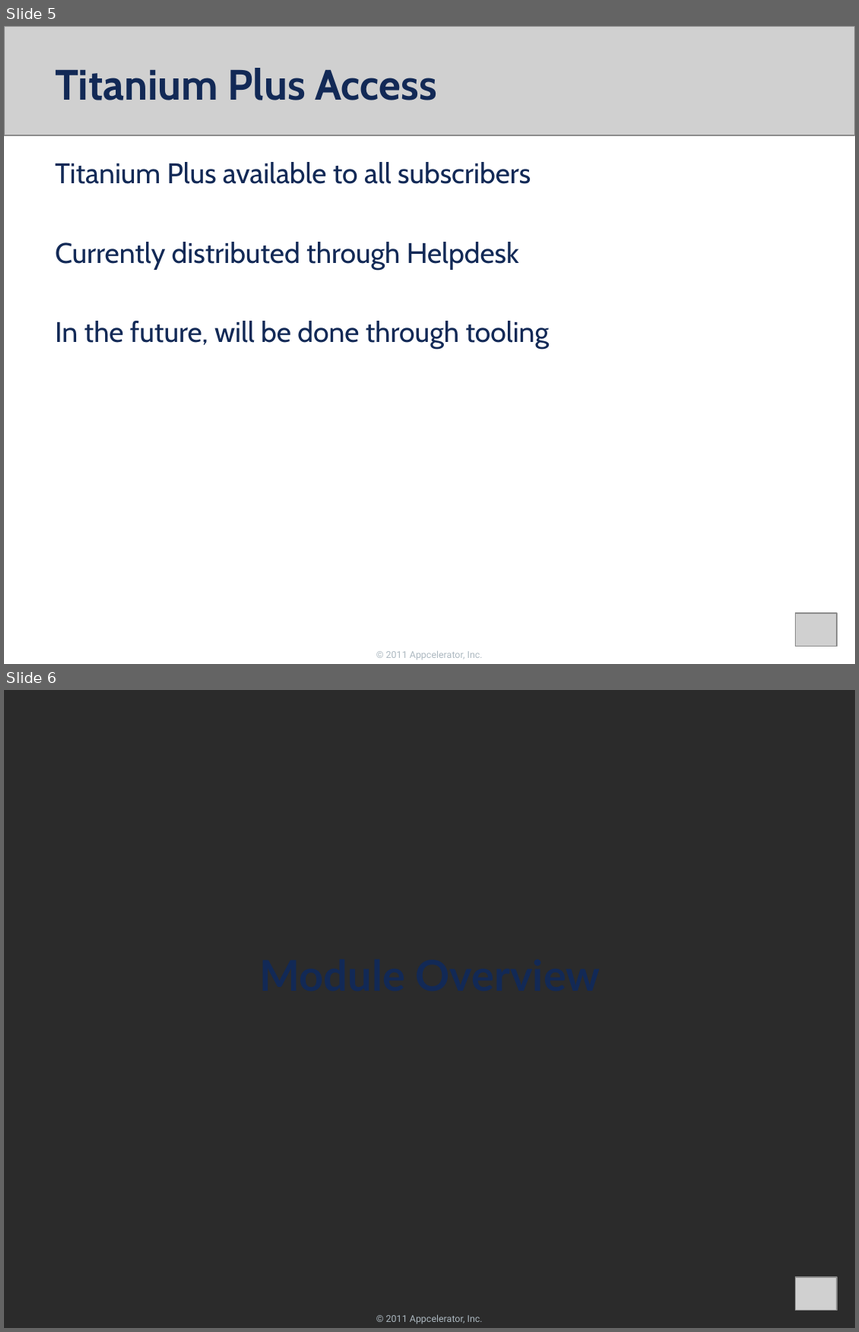
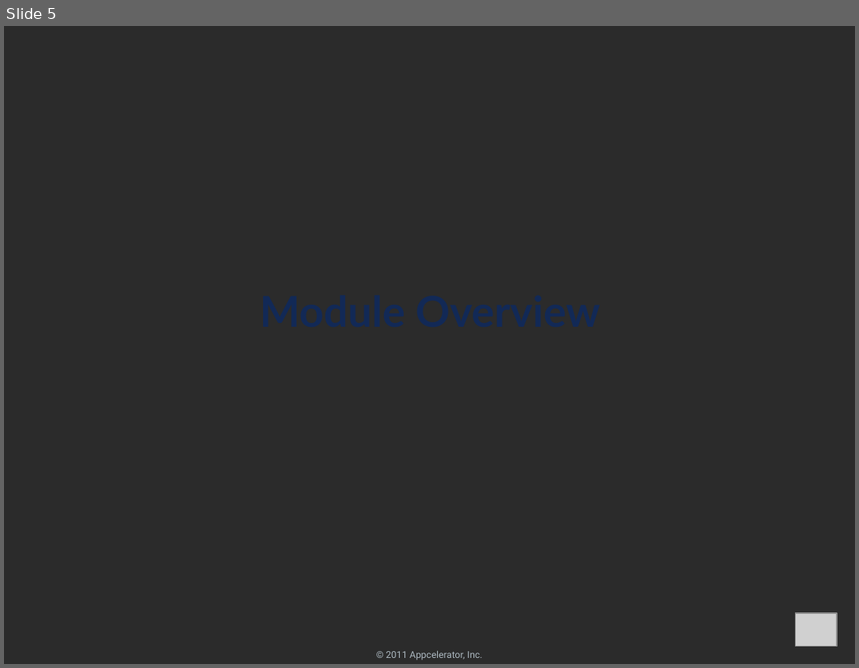
Before and after one commit to appcelerator-forks/appcelerator-training.tcmd_certification, a slide deck: 375.pptx. Shown one above the other, each under a label of ours: slides 5 and 6 before the commit, slide 5 after it. The pictures are 859x1332 and 859x668 pixels, drawn with LibreOffice and Linux fonts; fonts in the diff are those of the drawing; grey boxes stand for pictures; background and template pictures are left out; a plain dark background stands for a picture behind light text. Boxes give left, top, right and bottom in pixels: in the first picture for what was removed or moved away, otherwise in the second. Text is boxed around its words. In the diff, an @@ line names an element or a change of style, - is before the commit and + after.

```diff
--- a/375.pptx
+++ b/375.pptx
@@ slide 5 removed at <box>4,26,855,664</box>, background #FFFFFF; not listed: 1 template element that a slide beside it also shows @@
@@ picture removed at <box>4,26,855,135</box> @@
@@ title removed at <box>55,68,436,100</box> @@
-Titanium Plus Access
@@ text removed at <box>55,162,550,349</box> @@
-Titanium Plus available to all subscribers
-Currently distributed through Helpdesk
-In the future, will be done through tooling
@@ picture removed at <box>796,613,836,646</box> @@
@@ what was slide 6 is now slide 5 @@
```
Also in this commit, not shown: 2 slides changed, 1 slide added.
